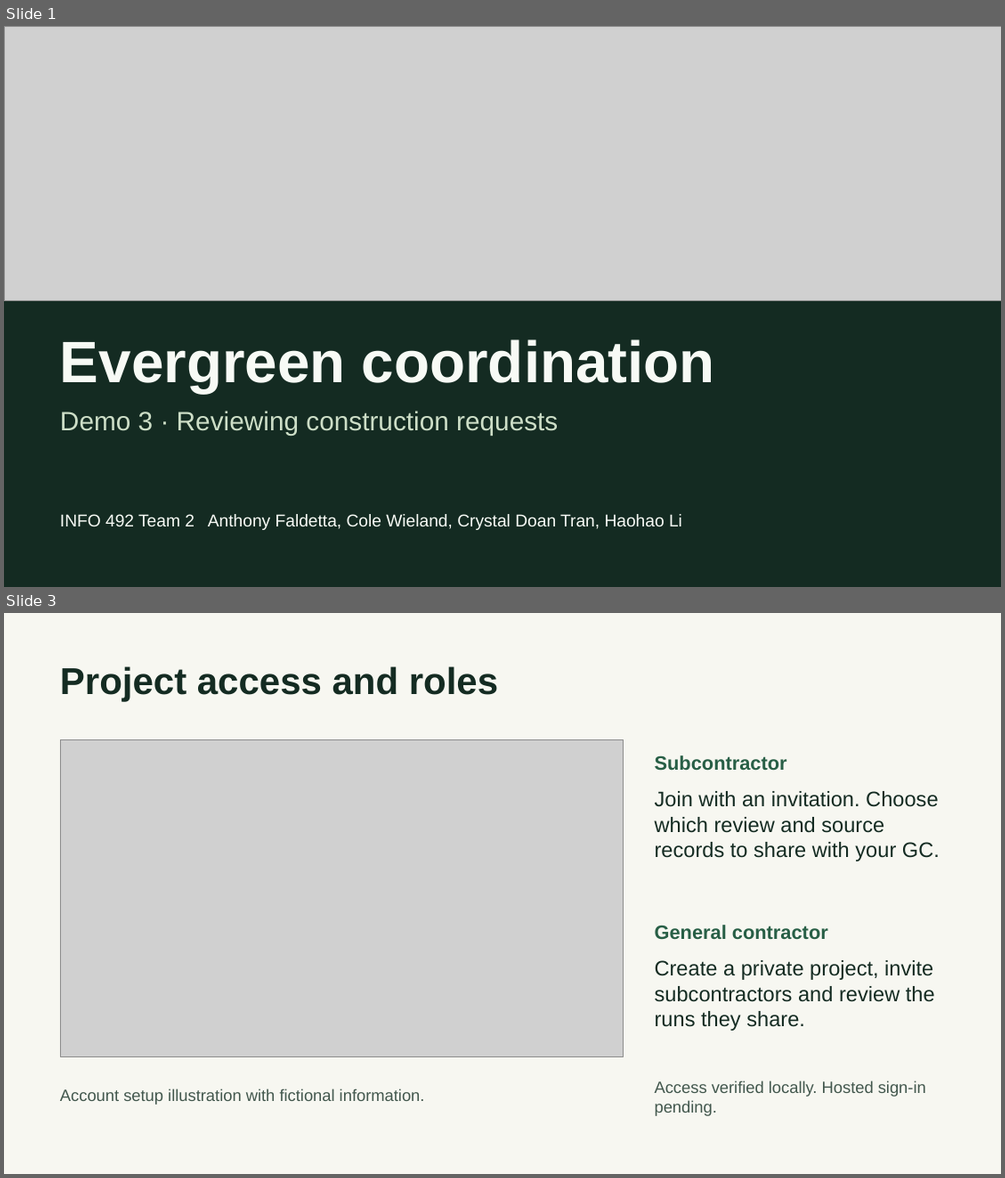
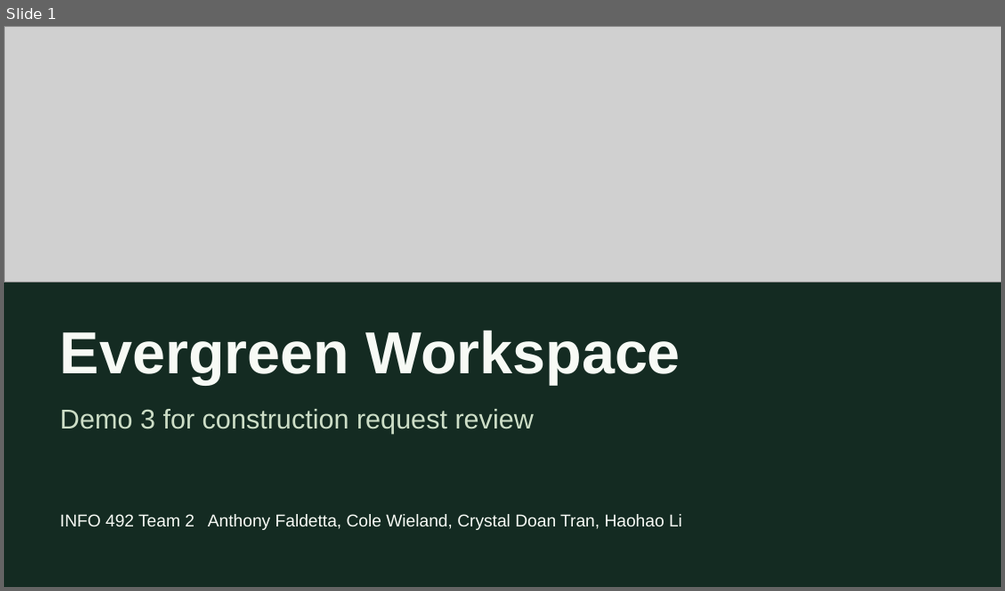
Before and after one commit to AnthonyFald/capstone-grp2, a slide deck: documents/demo-3/Demo 3 Presentation.pptx. Shown one above the other, each under a label of ours: slides 1 and 3 before the commit, slide 1 after it; the slides between them are not shown. The pictures are 1005x1178 and 1005x591 pixels, drawn with LibreOffice and Linux fonts; fonts in the diff are those of the drawing; grey boxes stand for pictures. Boxes give left, top, right and bottom in pixels: in the first picture for what was removed or moved away, otherwise in the second. Text is boxed around its words. In the diff, an @@ line names an element or a change of style, - is before the commit and + after.

Commit message:
Link live Evergreen accounts and revise Demo 3 presentation
Point the project homepage and legacy workspace landing at the verified Capstone Free sign-in. Show the signed-in intake and review workflow with actual local captures.

```diff
--- a/documents/demo-3/Demo 3 Presentation.pptx
+++ b/documents/demo-3/Demo 3 Presentation.pptx
@@ slide 3 removed at (4,613,1001,1174), background #F7F7F1 @@
@@ text removed at (60,666,498,702) @@
-Project access and roles
@@ picture removed at (60,739,623,1056) @@
@@ text removed at (655,755,787,771) @@
-Subcontractor
@@ text removed at (655,791,939,861) @@
-Join with an invitation. Choose which review and source records to share with your GC.
@@ text removed at (655,925,828,940) @@
-General contractor
@@ text removed at (655,960,935,1030) @@
-Create a private project, invite subcontractors and review the runs they share.
@@ text removed at (60,1088,425,1104) @@
-Account setup illustration with fictional information.
@@ text removed at (655,1080,926,1116) @@
-Access verified locally. Hosted sign-in pending.
@@ slide 1 changed as well @@
@@ picture: place and size @@
-picture at (4,26,1001,301)
+picture at (4,26,1001,282)
@@ text at (60,329,680,384): text changed; size 56.2 to 57 pt @@
-Evergreen coordination
+Evergreen Workspace
@@ text at (60,409,534,434): text changed; size 25.5 to 26.2 pt @@
-Demo 3 · Reviewing construction requests
+Demo 3 for construction request review
```
Also in this commit, not shown: 6 slides added, 4 other slides removed, 7 other files.
